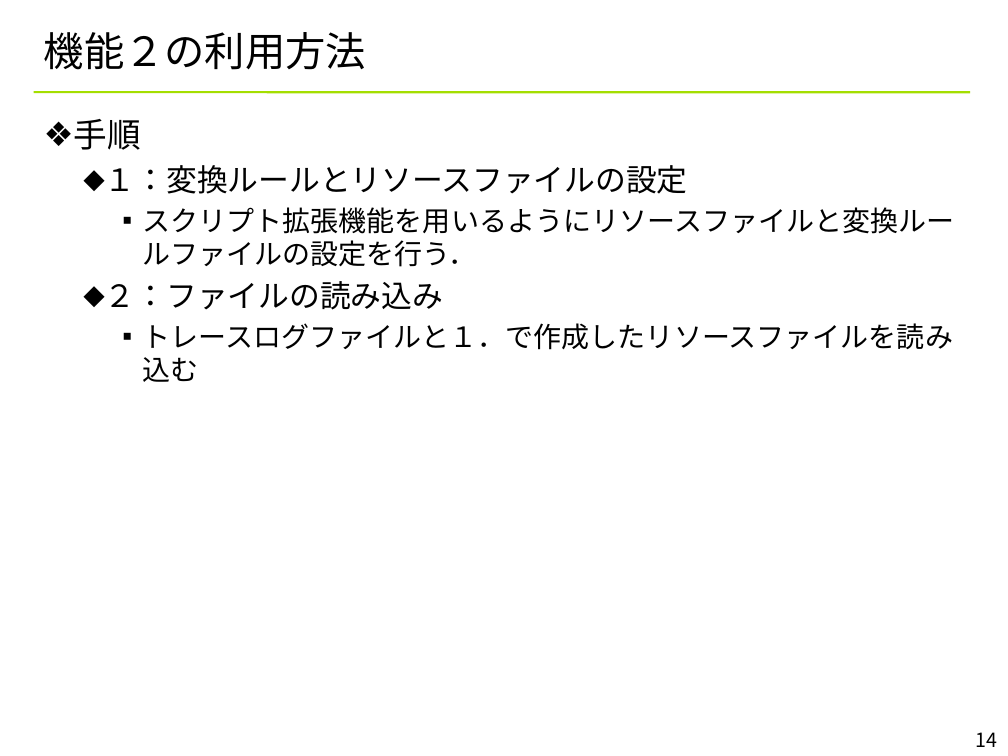
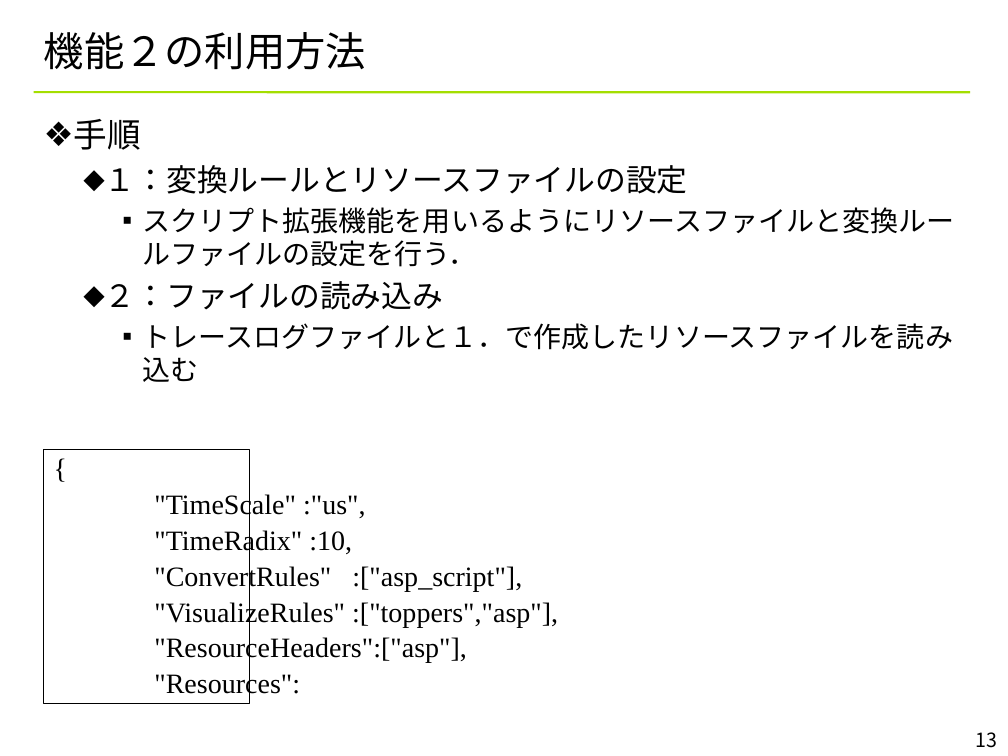
Before and after one commit to YixiaoLi/tlv4mc, a slide deck: slide 13 of doc/converter_manual.pptx (slide 14 before the commit). Drawn at 1008x756 pixels with LibreOffice and Linux fonts; fonts in the diff are those of the drawing; background and template pictures are left out. Boxes give left, top, right and bottom in pixels: in the first picture for what was removed or moved away, otherwise in the second. Text is boxed around its words. In the diff, an @@ line names an element or a change of style, - is before the commit and + after.

```diff
--- a/doc/converter_manual.pptx
+++ b/doc/converter_manual.pptx
@@ rectangle added at <box>43,450,250,704</box>, outline #000000 0.75 pt, 20 pt, text #000000 @@
+{
+"TimeScale" :"us",
+"TimeRadix" :10,
+"ConvertRules" :["asp_script"],
+"VisualizeRules" :["toppers","asp"],
+"ResourceHeaders":["asp"],
+"Resources":
@@ page number at <box>976,732,998,748</box>: text changed @@
-14
+13
```
Also in this commit, not shown: 13 other slides changed.
